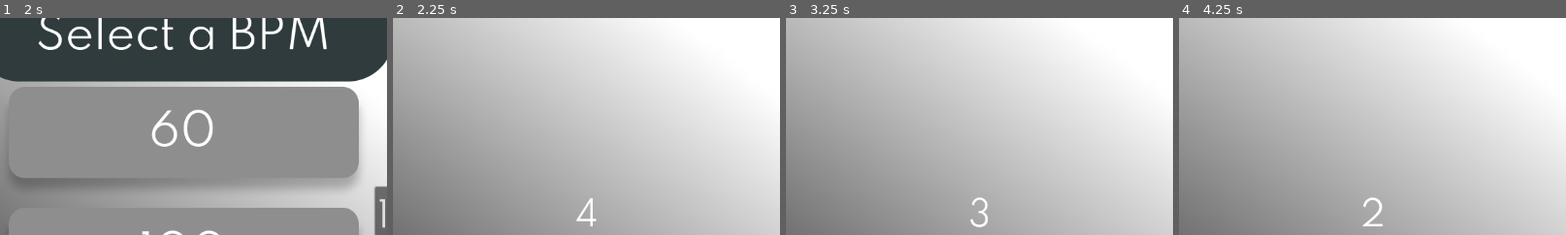
Above: before the commit, frames 1-4 (left to right).
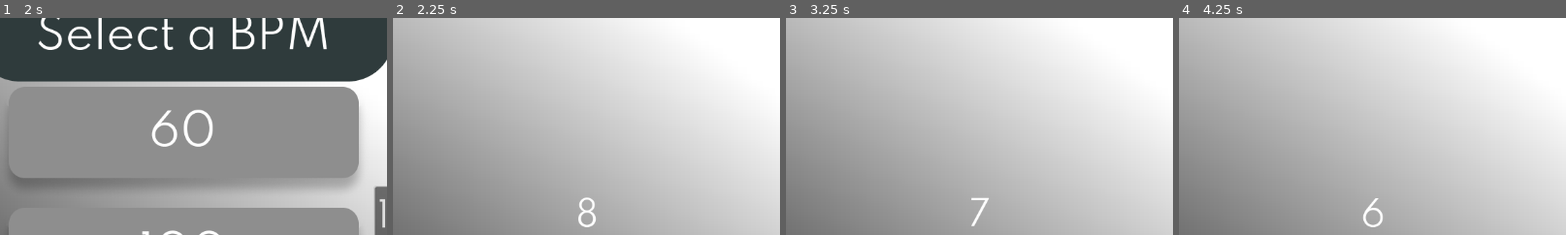
Above: after the commit, the same moments.

Repository: dbm19/tempo_trainer
Game: Godot game, scene res://main_menu.tscn
The game is run twice, just before and just after one commit, with the same random seed, the same clock (stepped at 60 frames per second) and the same inputs.
Inputs (mouse positions are % of the whole screen's width and height, from its top left):
- Up to frame 1 (2 s): click (50, 61) at 0.5 s; click (87, 50) at 1.27 s; type "12" at 1.35 s
- Up to frame 2 (2.25 s): click (50, 33) at 2 s
- Up to frame 3 (3.25 s): tap Enter at 2.75 s; move the mouse to (72, 45) at 2.77 s; tap Space (player_hit) at 2.85 s
- Up to frame 4 (4.25 s): tap Space (player_hit) at 3.5, 3.6 s; move the mouse to (30, 55) at 3.52 s
The pictures show only the part of the screen within x 26-76%, y 4-54%; the shares and areas given below are measured in that part.

Frame 1 is identical in both runs. In frame 2, 0.3% of the frame differs, in the area x 47-53%, y 82-97%; in frame 3, 0.3%; in frame 4, 0.4%.

Commit message:
Replace 4 count with 8 count

Diff:
--- a/game_screen.gd
+++ b/game_screen.gd
@@ -17,7 +17,7 @@
 	bass_drum = get_node("BassDrum")
 	bass_drum_timer = get_node("BassDrum/BassDrumTimer")
 	countdown = get_node("Countdown")
-	four_count = 4
+	four_count = 8
 	number_of_beats = 16
 	game_start = false
 
@@ -34,11 +34,9 @@
 func _process(delta: float) -> void:
 	if game_start == true:
 		if Input.is_action_just_pressed("player_hit"):
-			print(previous_player_hit_time)
 			current_player_hit_time = Time.get_ticks_msec()
-			print(current_player_hit_time)
 			player_hit_time_delta = current_player_hit_time - previous_player_hit_time
-			previous_player_hit_time= current_player_hit_time
+			previous_player_hit_time = current_player_hit_time
 			score_set.append((player_hit_time_delta * 100.0) / bass_drum_timer_goal )
 			print("Your score: ", player_hit_time_delta)
 
